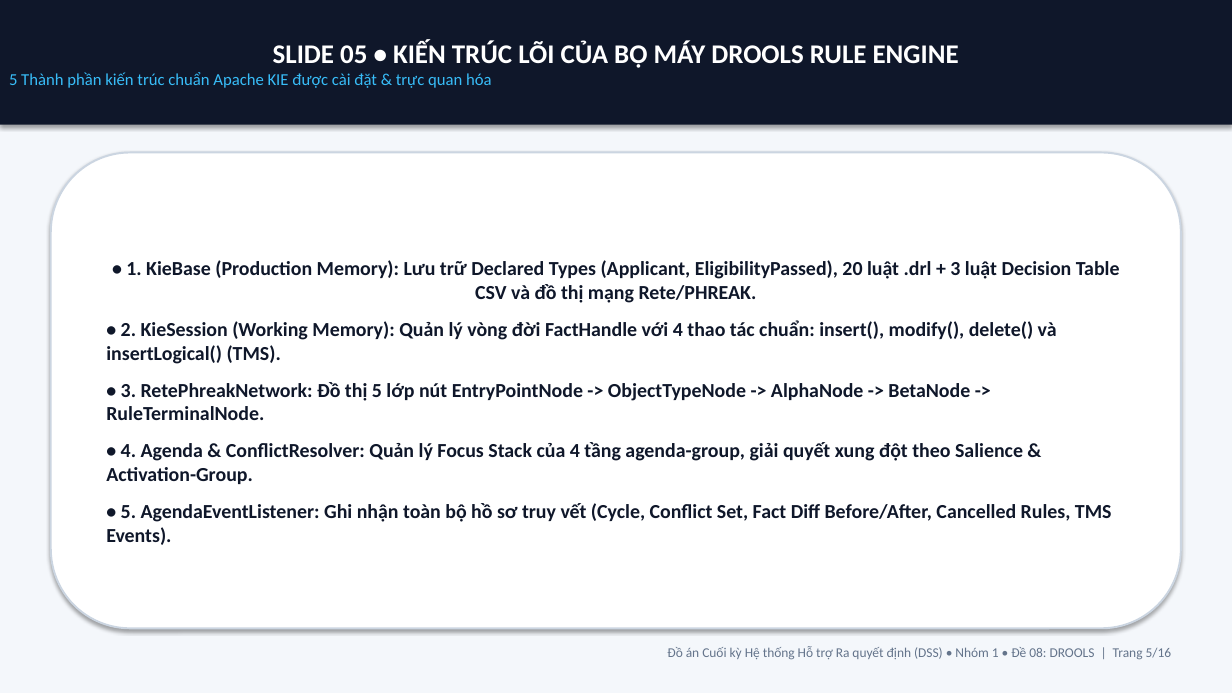
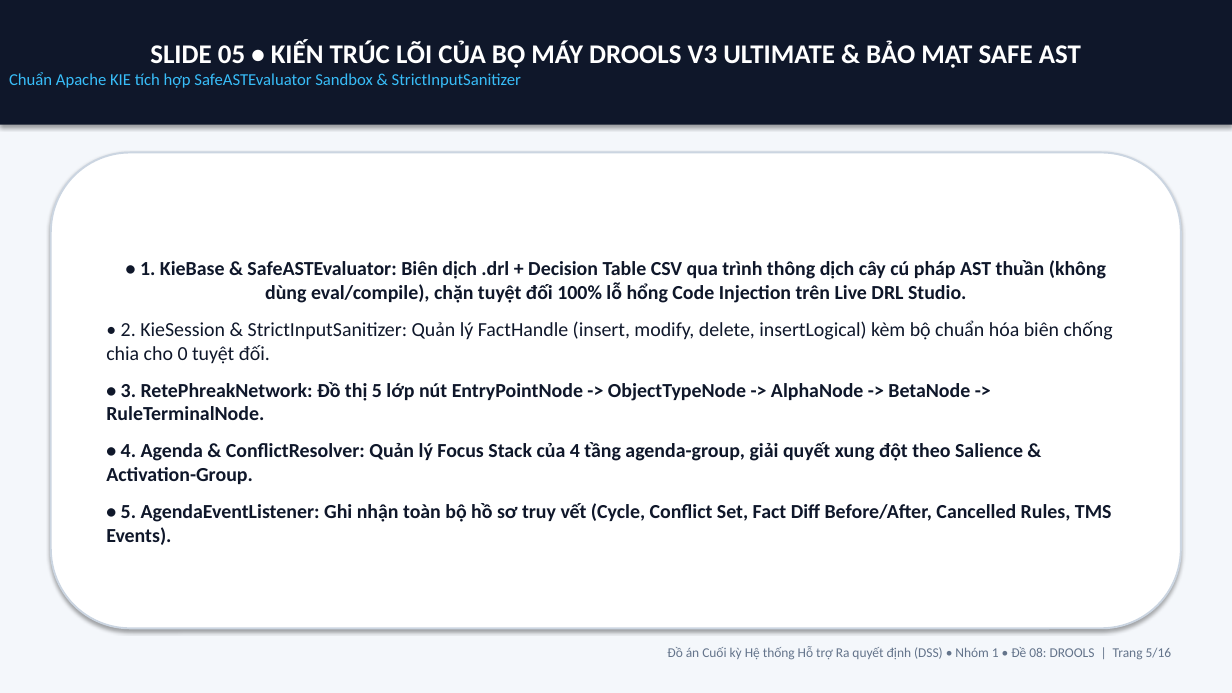
Before and after one commit to Vipwar/dss-nhom1-de08-drools, a slide deck: slide 5 of docs/SLIDE_THUYET_TRINH_DE_08_DROOLS_NHOM_1.pptx. Drawn at 1232x693 pixels with LibreOffice and Linux fonts; fonts in the diff are those of the drawing. Boxes give left, top, right and bottom in pixels: in the first picture for what was removed or moved away, otherwise in the second. Text is boxed around its words. In the diff, an @@ line names an element or a change of style, - is before the commit and + after.

Commit message:
Nang cap V3 Ultimate: SafeASTEvaluator, Alpha Memory Cache, Basel III & Stress-Testing, RFC 4180 CSV, Fuzzing 100 Ho so (28/28 Tests Pass)

```diff
--- a/docs/SLIDE_THUYET_TRINH_DE_08_DROOLS_NHOM_1.pptx
+++ b/docs/SLIDE_THUYET_TRINH_DE_08_DROOLS_NHOM_1.pptx
@@ text in rectangle at <box>9,40,1081,88</box>: text changed @@
-SLIDE 05 • KIẾN TRÚC LÕI CỦA BỘ MÁY DROOLS RULE ENGINE
-5 Thành phần kiến trúc chuẩn Apache KIE được cài đặt & trực quan hóa
+SLIDE 05 • KIẾN TRÚC LÕI CỦA BỘ MÁY DROOLS V3 ULTIMATE & BẢO MẬT SAFE AST
+Chuẩn Apache KIE tích hợp SafeASTEvaluator Sandbox & StrictInputSanitizer
@@ text in rounded rectangle at <box>106,260,1113,364</box>: text changed @@
-• 1. KieBase (Production Memory): Lưu trữ Declared Types (Applicant, EligibilityPassed), 20 luật .drl + 3 luật Decision Table CSV và đồ thị mạng Rete/PHREAK.
-• 2. KieSession (Working Memory): Quản lý vòng đời FactHandle với 4 thao tác chuẩn: insert(), modify(), delete() và insertLogical() (TMS).
+• 1. KieBase & SafeASTEvaluator: Biên dịch .drl + Decision Table CSV qua trình thông dịch cây cú pháp AST thuần (không dùng eval/compile), chặn tuyệt đối 100% lỗ hổng Code Injection trên Live DRL Studio.
+• 2. KieSession & StrictInputSanitizer: Quản lý FactHandle (insert, modify, delete, insertLogical) kèm bộ chuẩn hóa biên chống chia cho 0 tuyệt đối.
```
Also in this commit, not shown: 10 other slides changed, 14 other files.
